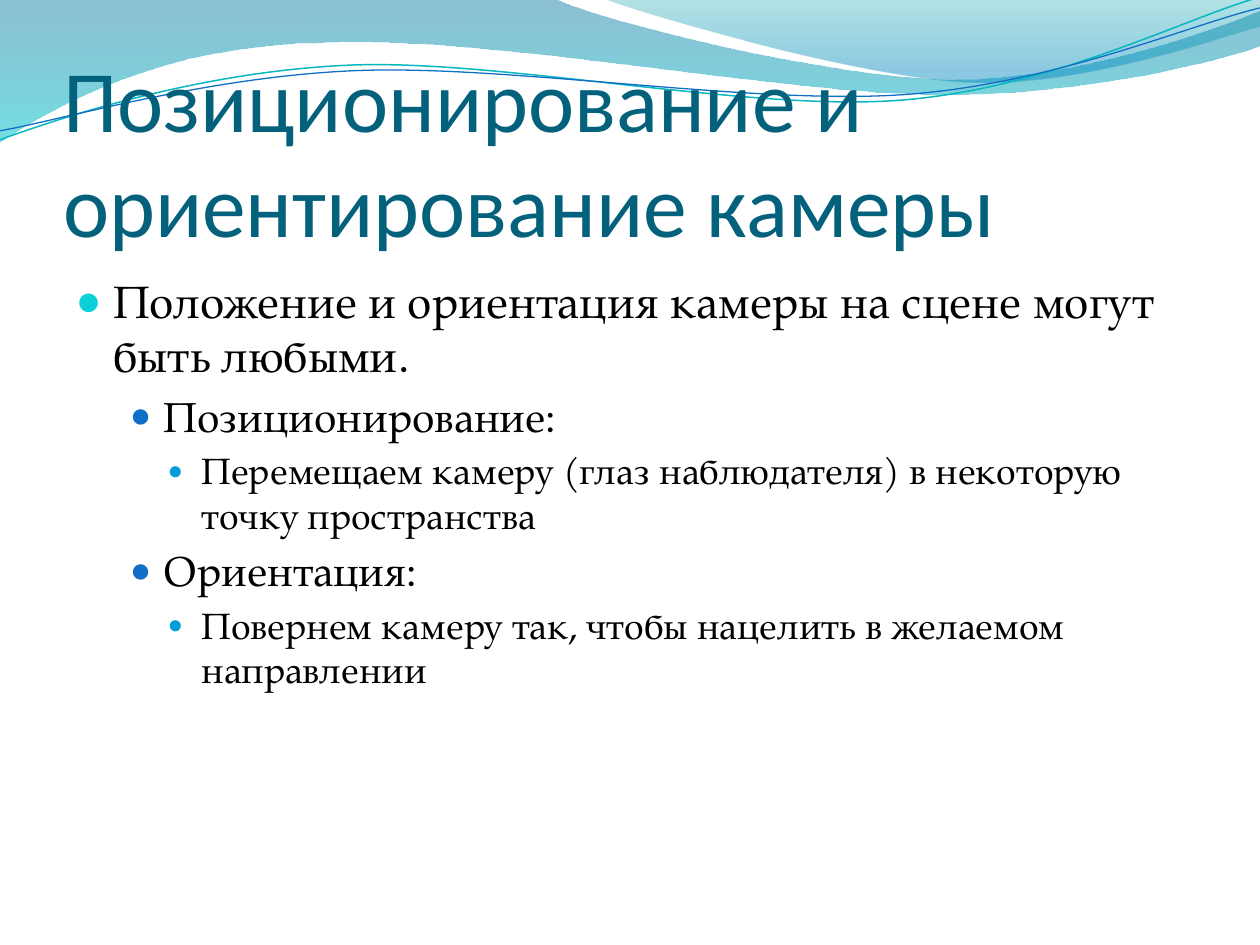
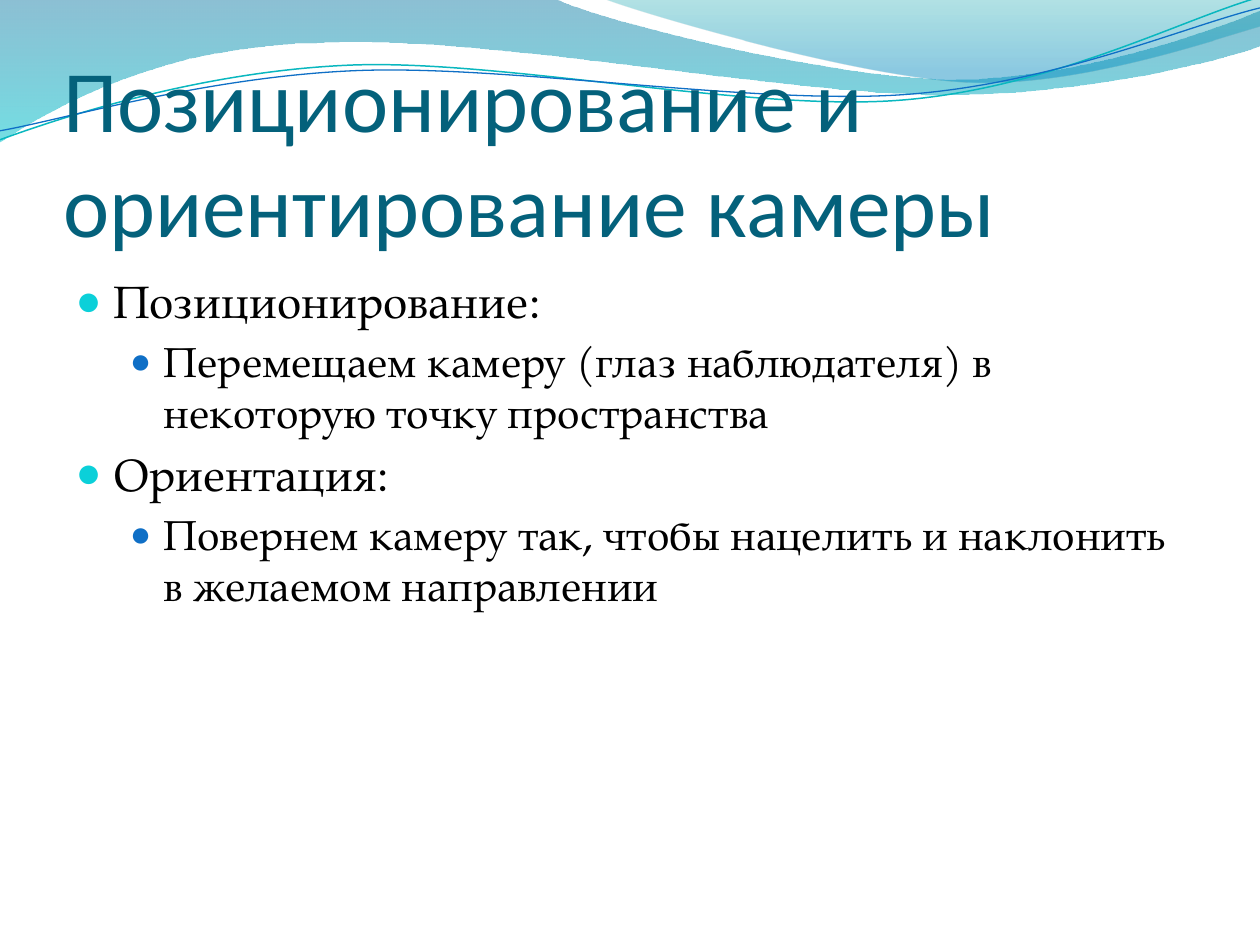
Before and after one commit to alexey-malov/cg-course, a slide deck: slide 116 of lectures/03 - Векторный анализ, трансформации и матрицы.pptx (slide 112 before the commit). Drawn at 1260x945 pixels with LibreOffice and Linux fonts; fonts in the diff are those of the drawing; background and template pictures are left out. Boxes give left, top, right and bottom in pixels: in the first picture for what was removed or moved away, otherwise in the second. Text is boxed around its words. In the diff, an @@ line names an element or a change of style, - is before the commit and + after.

```diff
--- a/lectures/03 - Векторный анализ, трансформации и матрицы.pptx
+++ b/lectures/03 - Векторный анализ, трансформации и матрицы.pptx
@@ text at (113, 286, 1154, 373): paragraph removed @@
-● Положение и ориентация камеры на сцене могут быть любыми.
@@ text at (113, 286, 992, 502): size 24 to 26 pt in "Позиционирование:", "Ориентация:"; size 21 to 24 pt in "Перемещаем камеру (глаз наблюдателя) в некоторую точку ..."; list level 2 to 1 in "Позиционирование:"; bullet colour #0F6FC6 to #0BD0D9; list level 3 to 2 in "Перемещаем камеру (глаз наблюдателя) в ..."; bullet colour #009DD9 to #0F6FC6; list level 2 to 1 in "Ориентация:" @@
@@ text at (164, 521, 1165, 612): text changed; size 21 to 24 pt @@
-    ● Повернем камеру так, чтобы нацелить в желаемом направлении
+  ● Повернем камеру так, чтобы нацелить и наклонить в желаемом направлении
```
Also in this commit, not shown: 31 other slides changed, 5 slides added, 1 slide removed.
